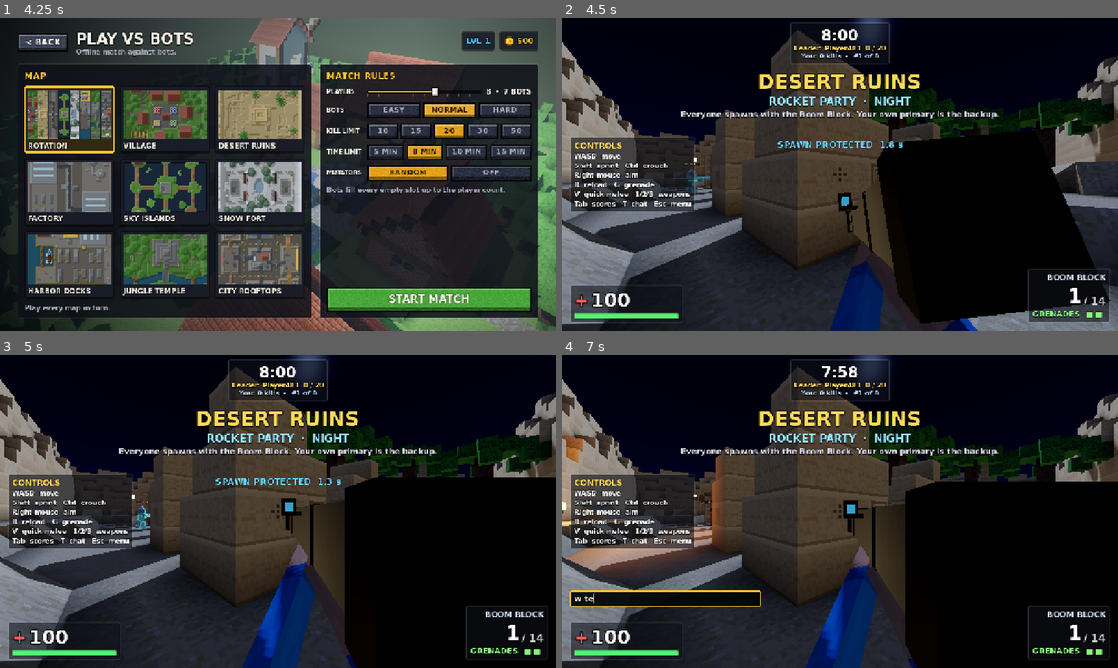
Above: before the commit, frames 1-4 (two rows, left to right).
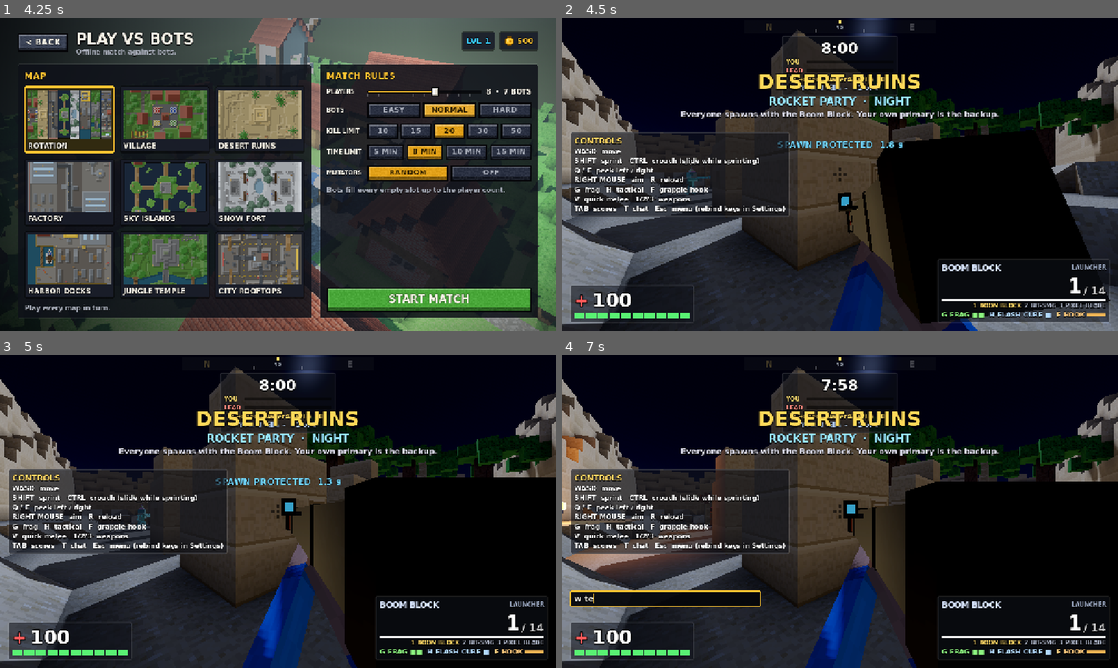
Above: after the commit, the same moments.

Repository: SubToFeralsloth11/timbum
Game: Godot game, scene res://scenes/main_menu.tscn
The game is run twice, just before and just after one commit, with the same random seed, the same clock (stepped at 60 frames per second) and the same inputs.
Inputs (mouse positions are in pixels of both pictures, inside the frame that each line leads up to):
- Up to frame 1 (4.25 s): click "PLAY VS BOTS" at 0.5 s; click "EASY" at 1.25 s; click "EASY" at 2 s; click "NORMAL" at 2.75 s; click "NORMAL" at 3.5 s
- Up to frame 2 (4.5 s): click "START MATCH" at 4.25 s
- Up to frame 3 (5 s): no input
- Up to frame 4 (7 s): tap Enter at 5 s; move the mouse to (867, 511) at 5.02 s; hold W (move_forward) 5.03-5.75 s; hold Right mouse button (aim) 5.03-5.75 s; click (867, 511) at 5.17 s; tap Space (jump) at 5.27 s; tap T (chat) at 5.3 s; drag from (728, 527) to (812, 574) at 5.77 s; move the mouse to (895, 442) at 6.52 s; hold E (lean_right) from 6.53 s (still down); hold Ctrl (crouch) from 6.53 s (still down); click (895, 442) at 6.8 s

Frame 1 is identical in both runs. In frame 2, 8.8% of the frame differs, in the area x 1-99%, y 0-98%; in frame 3, 8.5%; in frame 4, 9.1%.

Commit message:
Redesign the in-match HUD
Compass strip, kill-race bars, segmented health with a movement status line, weapon card with fire mode, magazine bar, slot strip and frag/tactical/grapple readouts using the player's bound keys, plus flashbang white-out.

Diff:
--- a/ui/hud.gd
+++ b/ui/hud.gd
@@ -10,6 +10,40 @@
 ## Results-table rows shown before it scrolls (a full lobby plus the highlights, rewards and the
 ## next-match strip would push the panel off a 720p screen).
 const RESULTS_VISIBLE_ROWS := 6
+const HEALTH_SEGMENTS := 10
+
+
+## Heading strip across the top of the screen: N/E/S/W letters and ticks every 15 degrees,
+## centred on where the player is looking.
+class Compass extends Control:
+	const SPAN := 120.0
+	var heading := 0.0
+
+	func _ready() -> void:
+		mouse_filter = Control.MOUSE_FILTER_IGNORE
+
+	func _draw() -> void:
+		var w := size.x
+		var mid := w * 0.5
+		var font := get_theme_default_font()
+		draw_rect(Rect2(Vector2.ZERO, size), Color(0.06, 0.07, 0.1, 0.45))
+		var deg := rad_to_deg(heading)
+		var first := int(floor((deg - SPAN * 0.5) / 15.0)) * 15
+		for d in range(first, int(deg + SPAN * 0.5) + 15, 15):
+			var x := mid + (d - deg) / SPAN * w
+			if x < 4.0 or x > w - 4.0:
+				continue
+			var a := clampf(1.0 - absf(x - mid) / mid, 0.0, 1.0)
+			var wrapped := posmod(d, 360)
+			var label: String = {0: "N", 90: "E", 180: "S", 270: "W"}.get(wrapped, "")
+			if label != "":
+				var col := Color(1, 0.85, 0.4, a) if label == "N" else Color(1, 1, 1, a)
+				draw_string(font, Vector2(x - 6, 21), label, HORIZONTAL_ALIGNMENT_LEFT, -1, 18, col)
+			elif wrapped % 45 == 0:
+				draw_string(font, Vector2(x - 9, 19), str(wrapped), HORIZONTAL_ALIGNMENT_LEFT, -1, 11, Color(0.8, 0.85, 0.9, a * 0.8))
+			else:
+				draw_line(Vector2(x, 20), Vector2(x, 27), Color(1, 1, 1, a * 0.6), 2.0)
+		draw_line(Vector2(mid, 0), Vector2(mid, 8), Color(1, 0.85, 0.4), 3.0)
 
 var world: World
 
@@ -19,11 +53,26 @@
 var _scope: ScopeOverlay
 var _vignette: TextureRect
 var _health_label: Label
-var _health_bar: ProgressBar
+var _hp_segments: Array[ColorRect] = []
+var _status_label: Label
 var _ammo_label: Label
 var _reserve_label: Label
 var _weapon_label: Label
+var _mode_label: Label
+var _mag_bar: ProgressBar
+var _slot_labels: Array[Label] = []
 var _grenade_label: Label
+var _tactical_label: Label
+var _grapple_label: Label
+var _grapple_bar: ProgressBar
+var _you_bar: ProgressBar
+var _lead_bar: ProgressBar
+var _compass: Compass
+## White-out from a flash grenade: peak strength and seconds left / total.
+var _flash_rect: ColorRect
+var _flash_peak := 0.0
+var _flash_left := 0.0
+var _flash_total := 1.0
 var _hint_label: Label
 var _clock_label: Label
 var _goal_label: Label
@@ -116,6 +165,11 @@
 	_build_death()
 	_build_scoreboard()
 	_build_results()
+	_flash_rect = ColorRect.new()
+	_flash_rect.color = Color(1, 1, 1, 0)
+	_flash_rect.set_anchors_preset(Control.PRESET_FULL_RECT)
+	_flash_rect.mouse_filter = Control.MOUSE_FILTER_IGNORE
+	_root.add_child(_flash_rect)
 
 	_fps_label = _label("", 16)
 	_fps_label.position = Vector2(10, 8)
@@ -166,18 +220,40 @@
 
 
 func _build_top() -> void:
+	var col := VBoxContainer.new()
+	col.set_anchors_and_offsets_preset(Control.PRESET_CENTER_TOP)
+	col.grow_horizontal = Control.GROW_DIRECTION_BOTH
+	col.position.y = 6
+	col.alignment = BoxContainer.ALIGNMENT_BEGIN
+	col.add_theme_constant_override("separation", 4)
+	col.mouse_filter = Control.MOUSE_FILTER_IGNORE
+	_root.add_child(col)
+	_compass = Compass.new()
+	_compass.custom_minimum_size = Vector2(440, 30)
+	_compass.size_flags_horizontal = Control.SIZE_SHRINK_CENTER
+	col.add_child(_compass)
 	var top := _panel()
-	top.set_anchors_and_offsets_preset(Control.PRESET_CENTER_TOP)
-	top.grow_horizontal = Control.GROW_DIRECTION_BOTH
-	top.position.y = 10
-	_root.add_child(top)
+	top.size_flags_horizontal = Control.SIZE_SHRINK_CENTER
+	col.add_child(top)
 	var v := VBoxContainer.new()
 	v.alignment = BoxContainer.ALIGNMENT_CENTER
-	v.add_theme_constant_override("separation", 0)
+	v.add_theme_constant_override("separation", 2)
 	top.add_child(v)
 	_clock_label = _label("8:00", 34)
 	_clock_label.horizontal_alignment = HORIZONTAL_ALIGNMENT_CENTER
 	v.add_child(_clock_label)
+	# Race to the kill limit: this player's bar against the leader's.
+	var race := GridContainer.new()
+	race.columns = 2
+	race.add_theme_constant_override("h_separation", 8)
+	race.add_theme_constant_override("v_separation", 3)
+	v.add_child(race)
+	race.add_child(_label("YOU", 13, Color(1, 0.88, 0.45)))
+	_you_bar = _bar(Color(1, 0.8, 0.25), Vector2(200, 7))
+	race.add_child(_you_bar)
+	race.add_child(_label("LEAD", 13, Color(1, 0.55, 0.5)))
+	_lead_bar = _bar(Color(1, 0.4, 0.35), Vector2(200, 7))
+	race.add_child(_lead_bar)
 	_goal_label = _label("", 15, Color(1, 0.85, 0.4))
 	_goal_label.horizontal_alignment = HORIZONTAL_ALIGNMENT_CENTER
 	v.add_child(_goal_label)
@@ -194,47 +270,77 @@
 	_root.add_child(_killfeed)
 
 
+## Thin flat progress bar (0..1) used across the HUD.
+func _bar(color: Color, min_size: Vector2) -> ProgressBar:
+	var b := ProgressBar.new()
+	b.custom_minimum_size = min_size
+	b.max_value = 1.0
+	b.step = 0.0
+	b.show_percentage = false
+	b.size_flags_vertical = Control.SIZE_SHRINK_CENTER
+	var bg := StyleBoxFlat.new()
+	bg.bg_color = Color(0, 0, 0, 0.5)
+	bg.set_corner_radius_all(2)
+	var fill := StyleBoxFlat.new()
+	fill.bg_color = color
+	fill.set_corner_radius_all(2)
+	b.add_theme_stylebox_override("background", bg)
+	b.add_theme_stylebox_override("fill", fill)
+	b.mouse_filter = Control.MOUSE_FILTER_IGNORE
+	return b
+
+
 func _build_bottom() -> void:
+	# Health card, bottom left: big number, segmented bar and a movement status line.
 	var hp := _panel()
 	hp.set_anchors_and_offsets_preset(Control.PRESET_BOTTOM_LEFT)
 	hp.grow_vertical = Control.GROW_DIRECTION_BEGIN
 	hp.position = Vector2(18, -18)
 	_root.add_child(hp)
 	var hv := VBoxContainer.new()
+	hv.add_theme_constant_override("separation", 4)
 	hp.add_child(hv)
 	var row := HBoxContainer.new()
+	row.add_theme_constant_override("separation", 8)
 	hv.add_child(row)
 	var cross := _label("+", 40, Color(1, 0.35, 0.35))
 	row.add_child(cross)
 	_health_label = _label("100", 44)
 	row.add_child(_health_label)
-	_health_bar = ProgressBar.new()
-	_health_bar.custom_minimum_size = Vector2(240, 12)
-	_health_bar.max_value = Data.MAX_HEALTH
-	_health_bar.show_percentage = false
-	var bg := StyleBoxFlat.new()
-	bg.bg_color = Color(0, 0, 0, 0.5)
-	bg.set_corner_radius_all(2)
-	var fill := StyleBoxFlat.new()
-	fill.bg_color = Color(0.35, 0.95, 0.45)
-	fill.set_corner_radius_all(2)
-	_health_bar.add_theme_stylebox_override("background", bg)
-	_health_bar.add_theme_stylebox_override("fill", fill)
-	_health_bar.mouse_filter = Control.MOUSE_FILTER_IGNORE
-	hv.add_child(_health_bar)
-
+	_status_label = _label("", 15, Color(0.6, 0.9, 1.0))
+	_status_label.size_flags_vertical = Control.SIZE_SHRINK_END
+	row.add_child(_status_label)
+	var segs := HBoxContainer.new()
+	segs.add_theme_constant_override("separation", 3)
+	hv.add_child(segs)
+	for i in HEALTH_SEGMENTS:
+		var s := ColorRect.new()
+		s.custom_minimum_size = Vector2(24, 12)
+		s.mouse_filter = Control.MOUSE_FILTER_IGNORE
+		segs.add_child(s)
+		_hp_segments.append(s)
+
+	# Weapon card, bottom right: weapon and fire mode, ammo, magazine bar, the three slots and
+	# the equipment row (frags, tactical, grapple) with their keys.
 	var ammo := _panel()
 	ammo.set_anchors_and_offsets_preset(Control.PRESET_BOTTOM_RIGHT)
 	ammo.grow_horizontal = Control.GROW_DIRECTION_BEGIN
 	ammo.grow_vertical = Control.GROW_DIRECTION_BEGIN
 	ammo.position = Vector2(-18, -18)
+	ammo.custom_minimum_size.x = 330
 	_root.add_child(ammo)
 	var av := VBoxContainer.new()
 	av.alignment = BoxContainer.ALIGNMENT_END
+	av.add_theme_constant_override("separation", 3)
 	ammo.add_child(av)
+	var head := HBoxContainer.new()
+	av.add_child(head)
 	_weapon_label = _label("", 18, Color(0.85, 0.9, 1.0))
-	_weapon_label.horizontal_alignment = HORIZONTAL_ALIGNMENT_RIGHT
-	av.add_child(_weapon_label)
+	_weapon_label.size_flags_horizontal = Control.SIZE_EXPAND_FILL
+	head.add_child(_weapon_label)
+	_mode_label = _label("", 13, Color(0.6, 0.65, 0.75))
+	_mode_label.size_flags_vertical = Control.SIZE_SHRINK_CENTER
+	head.add_child(_mode_label)
 	var arow := HBoxContainer.new()
 	arow.alignment = BoxContainer.ALIGNMENT_END
 	av.add_child(arow)
@@ -244,9 +350,31 @@
 	_reserve_label.vertical_alignment = VERTICAL_ALIGNMENT_BOTTOM
 	_reserve_label.size_flags_vertical = Control.SIZE_SHRINK_END
 	arow.add_child(_reserve_label)
-	_grenade_label = _label("", 18, Color(0.55, 0.95, 0.5))
-	_grenade_label.horizontal_alignment = HORIZONTAL_ALIGNMENT_RIGHT
-	av.add_child(_grenade_label)
+	_mag_bar = _bar(Color(0.95, 0.95, 0.95), Vector2(0, 5))
+	av.add_child(_mag_bar)
+	var slots := HBoxContainer.new()
+	slots.add_theme_constant_override("separation", 6)
+	slots.alignment = BoxContainer.ALIGNMENT_END
+	av.add_child(slots)
+	for i in 3:
+		var l := _label("", 13)
+		slots.add_child(l)
+		_slot_labels.append(l)
+	var gear := HBoxContainer.new()
+	gear.add_theme_constant_override("separation", 12)
+	gear.alignment = BoxContainer.ALIGNMENT_END
+	av.add_child(gear)
+	_grenade_label = _label("", 15, Color(0.55, 0.95, 0.5))
+	gear.add_child(_grenade_label)
+	_tactical_label = _label("", 15, Color(0.7, 0.85, 1.0))
+	gear.add_child(_tactical_label)
+	var hook := HBoxContainer.new()
+	hook.add_theme_constant_override("separation", 4)
+	gear.add_child(hook)
+	_grapple_label = _label("", 15, Color(1.0, 0.8, 0.5))
+	hook.add_child(_grapple_label)
+	_grapple_bar = _bar(Color(1.0, 0.75, 0.35), Vector2(44, 6))
+	hook.add_child(_grapple_bar)
 
 	_hint_label = _label("", 20, Color(1, 0.85, 0.3))
 	_hint_label.set_anchors_and_offsets_preset(Control.PRESET_CENTER)
@@ -524,6 +652,10 @@
 		_results_left = maxf(0.0, _results_left - delta)
 		_results_timer.text = "Next match in %d" % int(ceil(_results_left))
 
+	_flash_left = maxf(0.0, _flash_left - delta)
+	# Full white for the first part of the blindness, then it fades.
+	_flash_rect.color.a = _flash_peak * clampf(_flash_left / (_flash_total * 0.6), 0.0, 1.0)
+
 	if p == null:
 		_crosshair.visible = false
 		_scope.visible = false
@@ -531,35 +663,46 @@
 		return
 	var hp_frac := p.health / Data.MAX_HEALTH
 	_health_label.text = str(int(ceil(p.health)))
-	_health_bar.value = p.health
-	(_health_bar.get_theme_stylebox("fill") as StyleBoxFlat).bg_color = Color(0.95, 0.3, 0.25).lerp(Color(0.35, 0.95, 0.45), hp_frac)
+	var hp_color := Color(0.95, 0.3, 0.25).lerp(Color(0.35, 0.95, 0.45), hp_frac)
+	for i in _hp_segments.size():
+		# Each segment fills in proportion to its share of health.
+		var fill := clampf(hp_frac * HEALTH_SEGMENTS - i, 0.0, 1.0)
+		_hp_segments[i].color = Color(0, 0, 0, 0.45).lerp(hp_color, fill)
 	var low := 0.0
 	if p.alive and hp_frac < 0.35:
 		low = (0.35 - hp_frac) * 1.6 * (0.75 + 0.25 * sin(Time.get_ticks_msec() * 0.008))
 	_vignette_alpha = move_toward(_vignette_alpha, 0.0, delta * 1.8)
 	_vignette.modulate.a = clampf(maxf(_vignette_alpha, low), 0.0, 1.0)
+	_status_label.text = _movement_status(p)
+	_compass.heading = -p.yaw
+	_compass.queue_redraw()
 
 	var wid := p.weapon_id()
 	var w := p.weapon_data()
 	_weapon_label.text = str(w.name).to_upper()
+	_mode_label.text = _fire_mode(w)
 	if int(w.mag) > 0:
 		var a: Vector2i = p.ammo[wid]
 		_ammo_label.text = str(a.x)
 		_reserve_label.text = "/ %d" % a.y
-		_ammo_label.self_modulate = Color(1, 0.35, 0.3) if a.x <= int(w.mag) / 4 else Color.WHITE
+		var low_ammo := a.x <= int(w.mag) / 4
+		_ammo_label.self_modulate = Color(1, 0.35, 0.3) if low_ammo else Color.WHITE
+		_mag_bar.value = float(a.x) / float(w.mag)
+		_mag_bar.self_modulate = Color(1, 0.4, 0.35) if low_ammo else Color.WHITE
 		if p.reloading:
 			# A shell-by-shell reload can be cut short; say so, so a loaded tube never feels locked.
 			var can_cut: bool = w.get("reload_per_shell", false) and a.x > 0
 			_hint_label.text = "RELOADING - FIRE TO STOP" if can_cut else "RELOADING"
 		elif a.x == 0 and a.y == 0:
 			_hint_label.text = "NO AMMO - FIND AN AMMO CRATE"
-		elif a.x <= int(w.mag) / 4 and a.y > 0:
-			_hint_label.text = "[R] RELOAD"
+		elif low_ammo and a.y > 0:
+			_hint_label.text = "[%s] RELOAD" % Profile.key_text("reload")
 		else:
 			_hint_label.text = ""
 	else:
 		_ammo_label.text = "-"
 		_reserve_label.text = ""
+		_mag_bar.value = 0.0
 		_hint_label.text = ""
 	_hint_label.visible = p.alive
 	var shield := p.protection_left() if p.alive else 0.0
@@ -567,7 +710,19 @@
 	if shield > 0.0:
 		_protect_label.text = "SPAWN PROTECTED  %.1f s" % shield
 		_protect_label.modulate.a = 0.65 + 0.35 * sin(Time.get_ticks_msec() * 0.012)
-	_grenade_label.text = "GRENADES  " + "■ ".repeat(p.grenades) + "□ ".repeat(maxi(0, int(Data.GRENADE.per_life) - p.grenades))
+	for i in _slot_labels.size():
+		var key := Profile.key_text("weapon_%d" % (i + 1))
+		var label := _slot_labels[i]
+		label.text = "%s %s" % [key, str(Data.WEAPONS[p.slots[i]].name).to_upper()]
+		label.self_modulate = Color(1, 0.85, 0.4) if i == p.current_slot else Color(0.65, 0.68, 0.75)
+	_grenade_label.text = "%s FRAG %s" % [Profile.key_text("grenade"),
+		"■".repeat(p.grenades) + "□".repeat(maxi(0, int(Data.GRENADE.per_life) - p.grenades))]
+	_tactical_label.text = "%s %s %s" % [Profile.key_text("tactical"), str(Data.TACTICALS[p.tactical_id()].name).to_upper(),
+		"■".repeat(p.tacticals) + "□".repeat(maxi(0, Data.TACTICAL_PER_LIFE - p.tacticals))]
+	var hook_ready := p.grapple_cooldown <= 0.0 and not p.grappling
+	_grapple_label.text = "%s HOOK" % Profile.key_text("grapple")
+	_grapple_label.self_modulate = Color.WHITE if hook_ready or p.grappling else Color(0.6, 0.6, 0.65)
+	_grapple_bar.value = 1.0 if p.grappling else 1.0 - clampf(p.grapple_cooldown / Player.GRAPPLE_COOLDOWN, 0.0, 1.0)
 
 	var scoped: bool = w.get("scope", false) and p.aim_blend > 0.85 and p.alive
 	_scope.visible = scoped
@@ -608,6 +763,9 @@
 		_goal_label.text = "First to %d kills" % limit
 		return
 	_goal_label.text = "Leader: %s  %d / %d" % [rows[0].name, rows[0].kills, limit]
+	_lead_bar.value = float(rows[0].kills) / maxf(1.0, limit)
+	if my_rank > 0:
+		_you_bar.value = float(rows[my_rank - 1].kills) / maxf(1.0, limit)
 	var top := int(rows[0].kills)
 	var runner_up := int(rows[1].kills) if rows.size() > 1 else 0
 	if my_rank > 0:
@@ -725,6 +883,44 @@
 	tw.tween_callback(box.queue_free)
 
 
+## Short state line under the health number: what the player's movement is doing.
+func _movement_status(p: Player) -> String:
+	if not p.alive:
+		return ""
+	if p.grappling:
+		return "GRAPPLING"
+	if p.sliding:
+		return "SLIDING"
+	if absf(p.lean) > 0.5:
+		return "PEEK LEFT" if p.lean < 0.0 else "PEEK RIGHT"
+	if World.now() < p.flashed_until:
+		return "BLINDED"
+	if p.crouching:
+		return "CROUCHED"
+	return ""
+
+
+static func _fire_mode(w: Dictionary) -> String:
+	if int(w.mag) == 0:
+		return "MELEE"
+	if int(w.get("burst", 1)) > 1:
+		return "BURST"
+	if w.get("projectile", false):
+		return "LAUNCHER"
+	if w.auto:
+		return "AUTO"
+	return "SEMI"
+
+
+## A flash grenade went off in view: white-out at `amount` (0..1) for `seconds`.
+func flash(amount: float, seconds: float) -> void:
+	if seconds <= 0.0:
+		return
+	_flash_peak = clampf(maxf(amount * 1.2, _flash_peak * _flash_left / _flash_total), 0.0, 1.0)
+	_flash_total = seconds
+	_flash_left = seconds
+
+
 func _show_controls_hint() -> void:
 	var panel := _panel(0.6)
 	panel.set_anchors_and_offsets_preset(Control.PRESET_CENTER_LEFT)
@@ -734,8 +930,15 @@
 	var v := VBoxContainer.new()
 	panel.add_child(v)
 	v.add_child(_label("CONTROLS", 18, Color(1, 0.85, 0.4)))
-	for line in ["WASD  move", "Shift  sprint   Ctrl  crouch", "Right mouse  aim", "R  reload   G  grenade",
-			"V  quick melee   1/2/3  weapons", "Tab  scores   T  chat   Esc  menu"]:
+	var k := func(action: String) -> String: return Profile.key_text(action)
+	for line: String in [
+			"%s%s%s%s  move" % [k.call("move_forward"), k.call("move_left"), k.call("move_back"), k.call("move_right")],
+			"%s  sprint   %s  crouch (slide while sprinting)" % [k.call("sprint"), k.call("crouch")],
+			"%s / %s  peek left / right" % [k.call("lean_left"), k.call("lean_right")],
+			"%s  aim   %s  reload" % [k.call("aim"), k.call("reload")],
+			"%s  frag   %s  tactical   %s  grapple hook" % [k.call("grenade"), k.call("tactical"), k.call("grapple")],
+			"%s  quick melee   %s/%s/%s  weapons" % [k.call("melee"), k.call("weapon_1"), k.call("weapon_2"), k.call("weapon_3")],
+			"%s  scores   %s  chat   Esc  menu (rebind keys in Settings)" % [k.call("scoreboard"), k.call("chat")]]:
 		v.add_child(_label(line, 15))
 	var tw := create_tween()
 	tw.tween_interval(10.0)
@@ -791,6 +994,9 @@
 		"grenade": _pickup_label.text = "+1 GRENADE"
 		"no_grenades":
 			_pickup_label.text = "NO GRENADES"
+			color = Color(1.0, 0.45, 0.4)
+		"no_tactical":
+			_pickup_label.text = "NO TACTICAL LEFT"
 			color = Color(1.0, 0.45, 0.4)
 	_pickup_label.add_theme_color_override("font_color", color)
 	_pickup_t = 1.6
